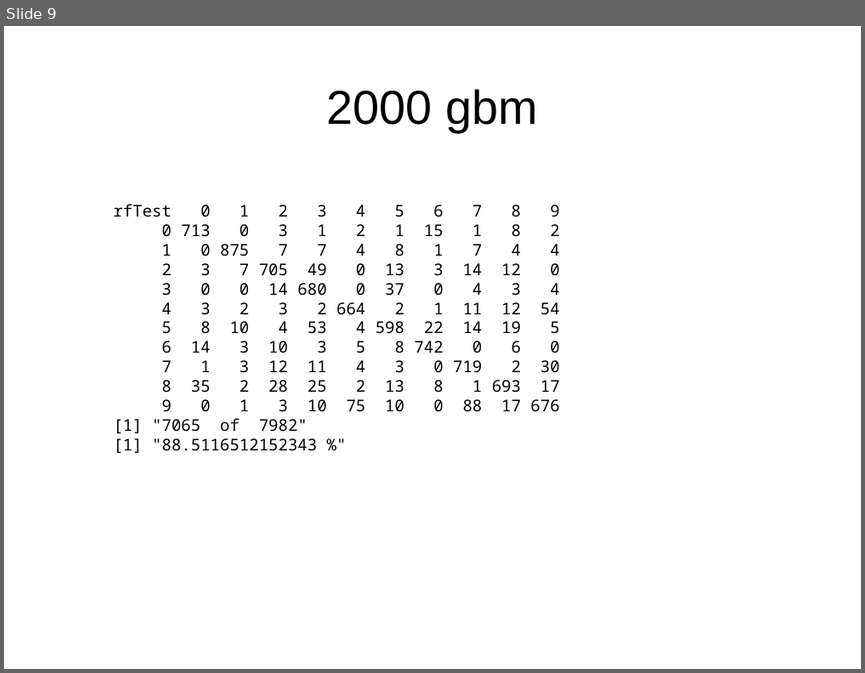
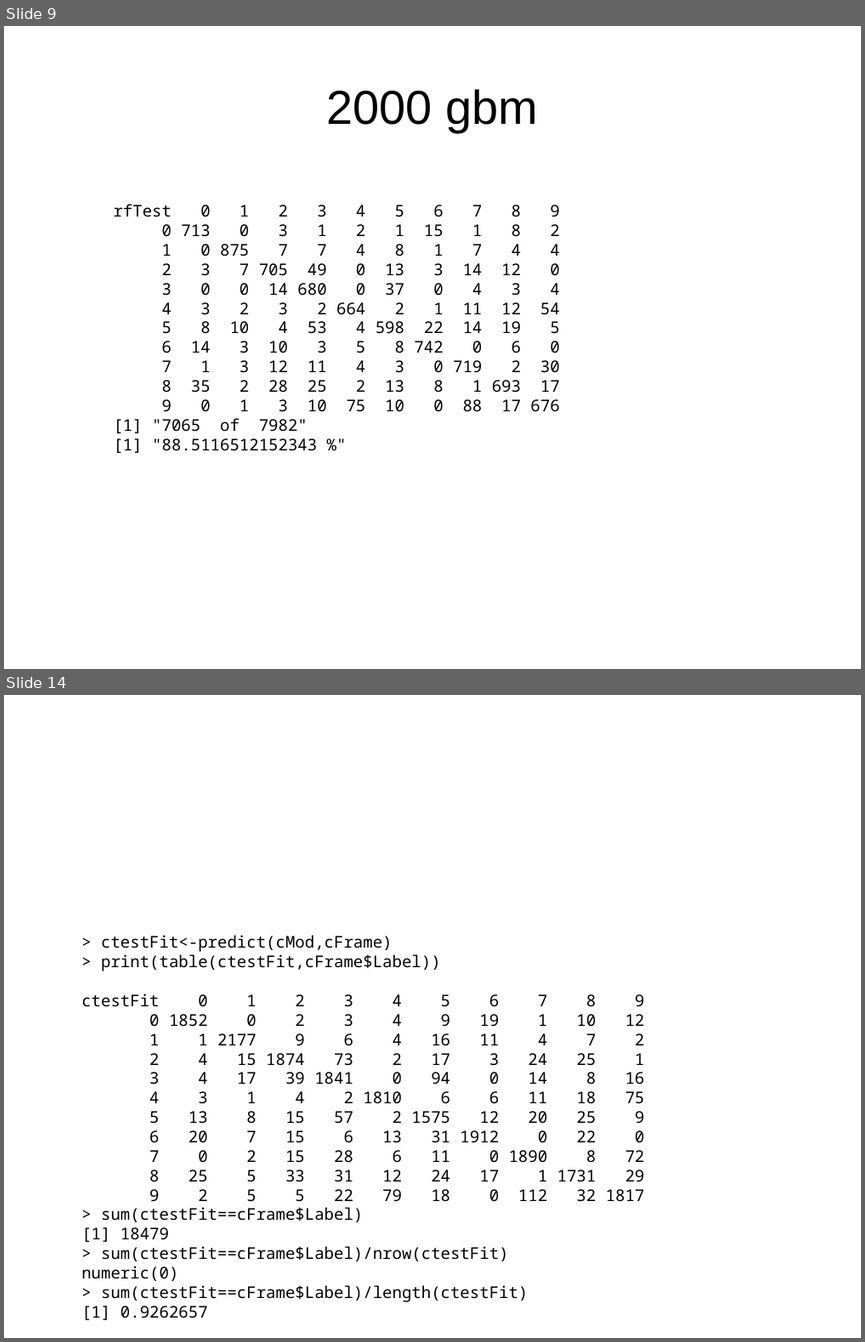
Before and after one commit to CaptainMosey/KdigitRecognizer, a slide deck: digit scores.odp. Shown one above the other, each under a label of ours: slide 9 before the commit, slides 9 and 14 after it; the slides between them are not shown. The pictures are 865x673 and 865x1342 pixels, drawn with LibreOffice and Linux fonts; fonts in the diff are those of the drawing. Boxes give left, top, right and bottom in pixels: in the first picture for what was removed or moved away, otherwise in the second. Text is boxed around its words. In the diff, an @@ line names an element or a change of style, - is before the commit and + after.

```diff
--- a/digit scores.odp
+++ b/digit scores.odp
@@ slide 14 added at [4,695,861,1338], background #FFFFFF @@
@@ text added at [81,935,645,1318], 15 pt, text #000000 @@
+> ctestFit<-predict(cMod,cFrame)
+> print(table(ctestFit,cFrame$Label))
+ctestFit 0 1 2 3 4 5 6 7 8 9
+0 1852 0 2 3 4 9 19 1 10 12
+1 1 2177 9 6 4 16 11 4 7 2
+2 4 15 1874 73 2 17 3 24 25 1
+3 4 17 39 1841 0 94 0 14 8 16
+4 3 1 4 2 1810 6 6 11 18 75
+5 13 8 15 57 2 1575 12 20 25 9
+6 20 7 15 6 13 31 1912 0 22 0
+7 0 2 15 28 6 11 0 1890 8 72
+8 25 5 33 31 12 24 17 1 1731 29
+9 2 5 5 22 79 18 0 112 32 1817
+> sum(ctestFit==cFrame$Label)
+[1] 18479
+> sum(ctestFit==cFrame$Label)/nrow(ctestFit)
+numeric(0)
+> sum(ctestFit==cFrame$Label)/length(ctestFit)
+[1] 0.9262657
```
Also in this commit, not shown: 5 other slides added, 35 other files.
